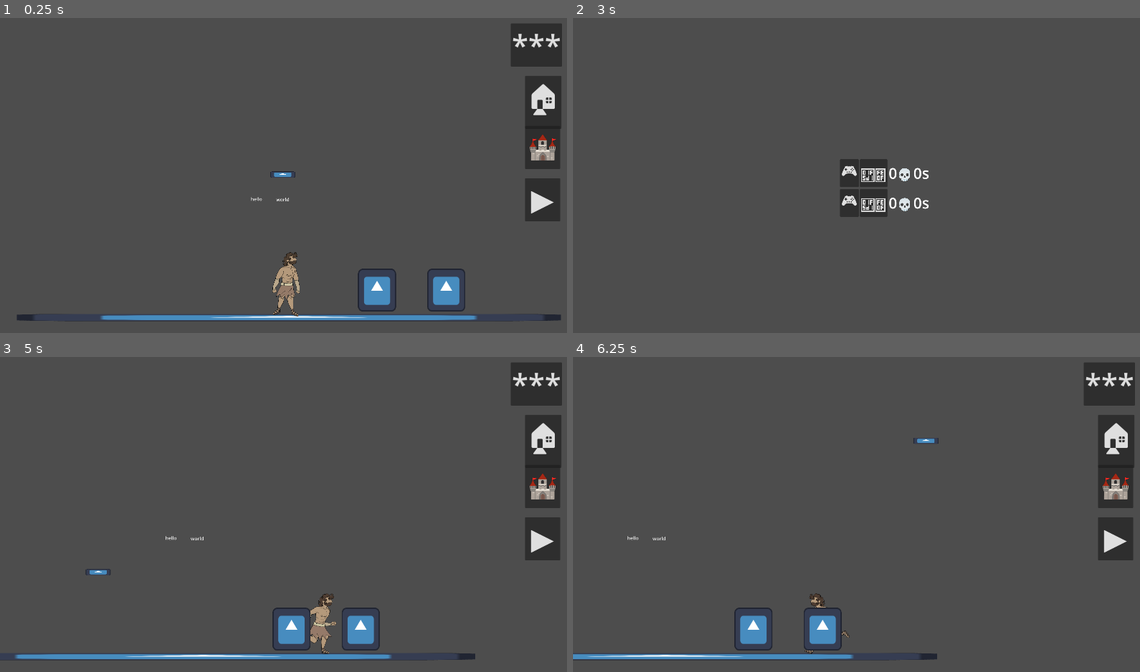
Above: before the commit, frames 1-4 (two rows, left to right).
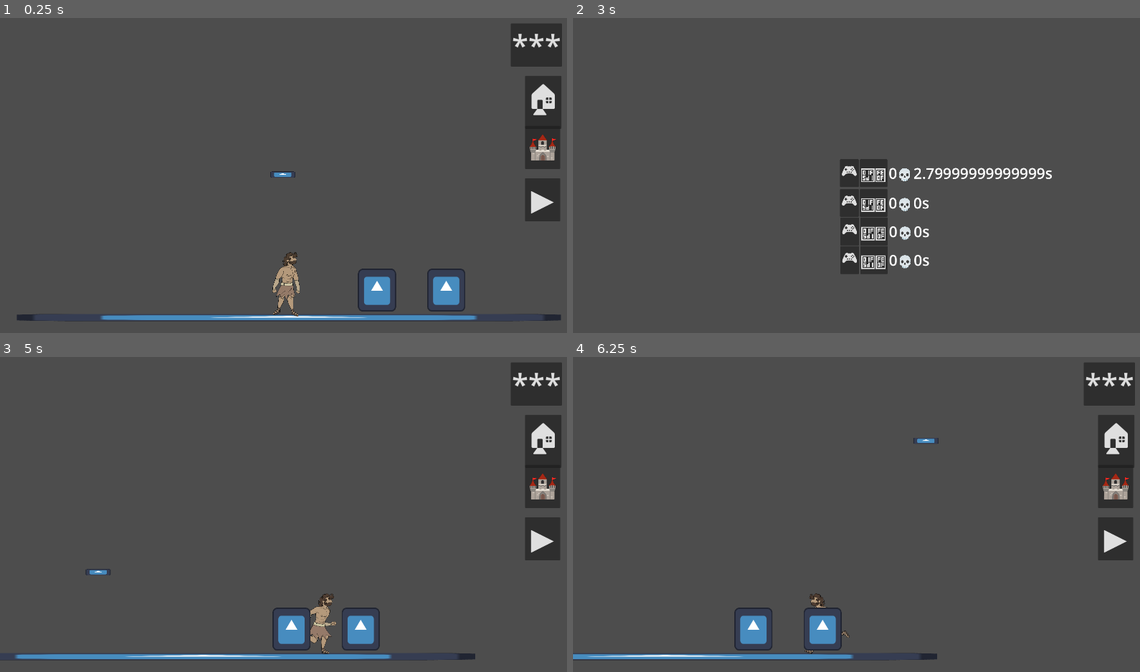
Above: after the commit, the same moments.

Repository: Aperaine/hera-kleos
Game: Godot game, scene res://entities/levels/castle/castle.tscn
Same seed, same stepped clock (60 frames per second), same inputs: the game is played once before the commit and once after it. The engine's default icon, where the game draws it, is replaced by a stand-in: a white triangle on a blue panel in a dark square.
Inputs (mouse positions are in pixels of both pictures, inside the frame that each line leads up to):
- Up to frame 1 (0.25 s): no input
- Up to frame 2 (3 s): click "***" at 0.5 s; click "▶️" at 1.25 s; click "🏰" at 2 s; click "🏠" at 2.75 s
- Up to frame 3 (5 s): click "🎮" at 3.5 s; tap Enter at 4.25 s; move the mouse to (413, 495) at 4.27 s; press the mouse at (413, 495) at 4.28 s; hold D (heracle-right) from 4.28 s (still down); tap W (heracle-jump) at 4.52 s
- Up to frame 4 (6.25 s): move the mouse to (743, 527) at 5.02 s; release the mouse at (743, 527) at 5.03 s; right-click (743, 527) at 5.1 s; tap W (heracle-jump) at 5.27 s; move the mouse to (918, 442) at 5.77 s; release D (heracle-right) at 5.78 s; hold A (heracle-left) from 5.78 s (still down); hold Z (heracle-toggle) from 5.78 s (still down)

The runs differ from the first frame. In frame 1, less than 0.1% of the frame differs, in the area x 44-51%, y 56-59%; in frame 2, 2.1%, in the area x 47-85%, y 47-82%; in frame 3, less than 0.1%; in frame 4, less than 0.1%.

Commit message:
Pack of updates
- Timer functionality added (if you want to measure the time in the level, just add the entities/ui/timer/timer.tscn to the scene and it will automatically count the time taken)
- Function for death created (if the character dies in one way or another, you can call DataManager.restart_level() to restart the chapter.)

Diff:
--- a/data/data_manager.gd
+++ b/data/data_manager.gd
@@ -221,11 +221,48 @@
 	print("Died " + str(deaths) + " times this level.")
 	print("Died " + str(game_stats.deaths) + " times in general.")
 
-func record_time(delta: float):
-	game_stats.play_time += delta
-	save_game()
-	print("Played for " + str(delta) + " this level.")
+func record_time(time: float):
+	game_stats.play_time += time
+	save_game()
+	print("Played for " + str(time) + " this level.")
 	print("Played for " + str(game_stats.play_time) + " in general.")
+
+func convert_time(time):
+	var sec = fmod(time, 60)
+	var min = time / 60
+	print(min)
+	print(sec)
+
+func get_game_stats(slot: SLOTS) -> Dictionary:
+	if not SLOT_PATHS.has(slot):
+		printerr("Invalid slot.")
+		return {}
+
+	if not FileAccess.file_exists(SLOT_PATHS[slot]):
+		return {
+			"play_time": 0.0,
+			"deaths": 0,
+		}
+
+	var file = FileAccess.open(SLOT_PATHS[slot], FileAccess.READ)
+	if file == null:
+		printerr("Failed to open save file for reading.")
+		return {}
+
+	var json_text = file.get_as_text()
+	var data = JSON.parse_string(json_text)
+
+	if typeof(data) != TYPE_DICTIONARY:
+		printerr("Failed to parse save file JSON. Raw text:", json_text)
+		return {}
+
+	return {
+		"play_time": data.get("play_time", 0.0),
+		"deaths": data.get("deaths", 0),
+	}
+
+func restart_level():
+	get_tree().reload_current_scene()
 
 func output_data():
 	print("""
--- a/entities/levels/castle/castle.tscn
+++ b/entities/levels/castle/castle.tscn
@@ -1,16 +1,23 @@
-[gd_scene load_steps=7 format=3 uid="uid://5gp1o4puf13w"]
+[gd_scene load_steps=8 format=3 uid="uid://5gp1o4puf13w"]
 
 [ext_resource type="PackedScene" uid="uid://keoqw036preq" path="res://entities/characters/hera/hera.tscn" id="2_fonep"]
 [ext_resource type="PackedScene" uid="uid://be83omqxhq1ex" path="res://entities/characters/heracle/heracle.tscn" id="3_pg7en"]
 [ext_resource type="PackedScene" uid="uid://5i7i8hwawflb" path="res://entities/scenery/gate/gate.tscn" id="4_i18ad"]
 [ext_resource type="PackedScene" uid="uid://bpkrji6xdmocs" path="res://entities/ui/menu/menu.tscn" id="5_2a5iv"]
 [ext_resource type="PackedScene" uid="uid://bkc8q56u2p6vh" path="res://entities/scenery/floor/floor.tscn" id="5_pc35t"]
+[ext_resource type="PackedScene" uid="uid://bjc50otxawp57" path="res://entities/ui/timer/timer.tscn" id="6_5uvbe"]
 
 [sub_resource type="WorldBoundaryShape2D" id="WorldBoundaryShape2D_xmbnn"]
 
 [node name="Castle" type="Node2D"]
 
 [node name="Main" type="CanvasGroup" parent="."]
+
+[node name="Final Floor" type="StaticBody2D" parent="Main"]
+position = Vector2(216, 1136)
+
+[node name="CollisionShape2D" type="CollisionShape2D" parent="Main/Final Floor"]
+shape = SubResource("WorldBoundaryShape2D_xmbnn")
 
 [node name="Background" type="Parallax2D" parent="Main"]
 
@@ -36,26 +43,7 @@
 position = Vector2(720, 936)
 room = 3
 
-[node name="idk what is this Jafar" type="CanvasGroup" parent="."]
-position = Vector2(216, 1136)
+[node name="Menu" parent="." instance=ExtResource("5_2a5iv")]
 
-[node name="Label" type="Label" parent="idk what is this Jafar"]
-offset_left = -151.0
-offset_top = -518.0
-offset_right = 66.0
-offset_bottom = -395.0
-text = "hello"
-
-[node name="Label2" type="Label" parent="idk what is this Jafar"]
-offset_left = -66.0
-offset_top = -516.0
-offset_right = -21.0
-offset_bottom = -493.0
-text = "world"
-
-[node name="StaticBody2D" type="StaticBody2D" parent="idk what is this Jafar"]
-
-[node name="CollisionShape2D" type="CollisionShape2D" parent="idk what is this Jafar/StaticBody2D"]
-shape = SubResource("WorldBoundaryShape2D_xmbnn")
-
-[node name="Menu" parent="." instance=ExtResource("5_2a5iv")]
+[node name="Timer" parent="." instance=ExtResource("6_5uvbe")]
+position = Vector2(0, 696)
--- a/entities/levels/home/home.tscn
+++ b/entities/levels/home/home.tscn
@@ -17,3 +17,18 @@
 offset_top = 56.0
 offset_right = 64.0
 offset_bottom = 133.0
+slot_num = 1
+
+[node name="Slot3" parent="." instance=ExtResource("1_8ypcq")]
+offset_left = -64.0
+offset_top = 152.0
+offset_right = 65.0
+offset_bottom = 229.0
+slot_num = 2
+
+[node name="Slot4" parent="." instance=ExtResource("1_8ypcq")]
+offset_left = -64.0
+offset_top = 248.0
+offset_right = 65.0
+offset_bottom = 325.0
+slot_num = 3
--- a/entities/ui/slot/slot.gd
+++ b/entities/ui/slot/slot.gd
@@ -3,9 +3,7 @@
 @export var slot_num: DataManager.SLOTS
 
 func _ready() -> void:
-	get_node("HBoxContainer/Time").text = str(DataManager.game_stats["play_time"]) + "s"
-	get_node("HBoxContainer/Death").text = str(DataManager.game_stats["deaths"]) + "💀"
-
+	update_data()
 
 func _process(delta: float) -> void:
 	pass
@@ -13,7 +11,14 @@
 func _on_play_pressed() -> void:
 	DataManager.ram["slot"] = slot_num
 	DataManager.change_scene(DataManager.ROOMS.castle)
+	update_data()
 
 func _on_delete_pressed() -> void:
 	DataManager.ram["slot"] = slot_num
 	DataManager.reset_game()
+	update_data()
+
+func update_data():
+	var data = DataManager.get_game_stats(slot_num)
+	get_node("HBoxContainer/Time").text = str(data["play_time"]) + "s"
+	get_node("HBoxContainer/Death").text = str(data["deaths"]) + "💀"
--- /dev/null
+++ b/entities/ui/timer/timer.gd
@@ -0,0 +1,7 @@
+extends Node2D
+
+func _ready() -> void:
+	pass
+
+func _process(delta: float) -> void:
+	DataManager.game_stats["play_time"] += delta
--- /dev/null
+++ b/entities/ui/timer/timer.tscn
@@ -0,0 +1,6 @@
+[gd_scene load_steps=2 format=3 uid="uid://bjc50otxawp57"]
+
+[ext_resource type="Script" path="res://entities/ui/timer/timer.gd" id="1_h051t"]
+
+[node name="Timer" type="Node2D"]
+script = ExtResource("1_h051t")
Not shown, removed: entities/scenery/gate/spritesheet_heracle.png.import
Not shown, changed: entities/scenery/gate/spritesheet_heracle.png
